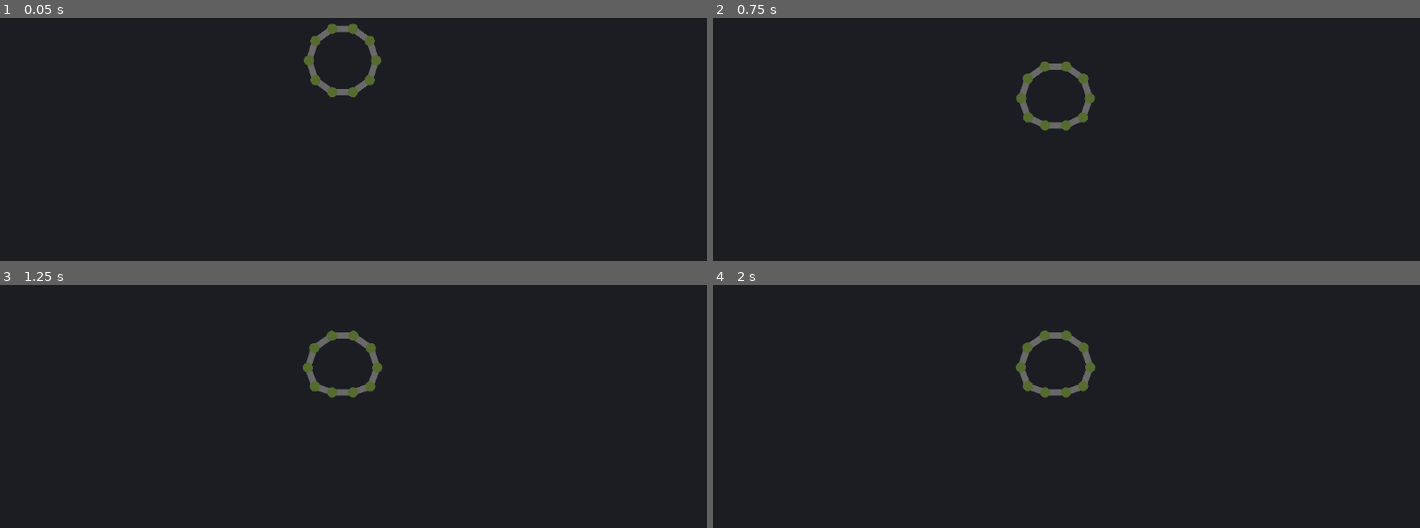
Above: before the commit, frames 1-4 (two rows, left to right).
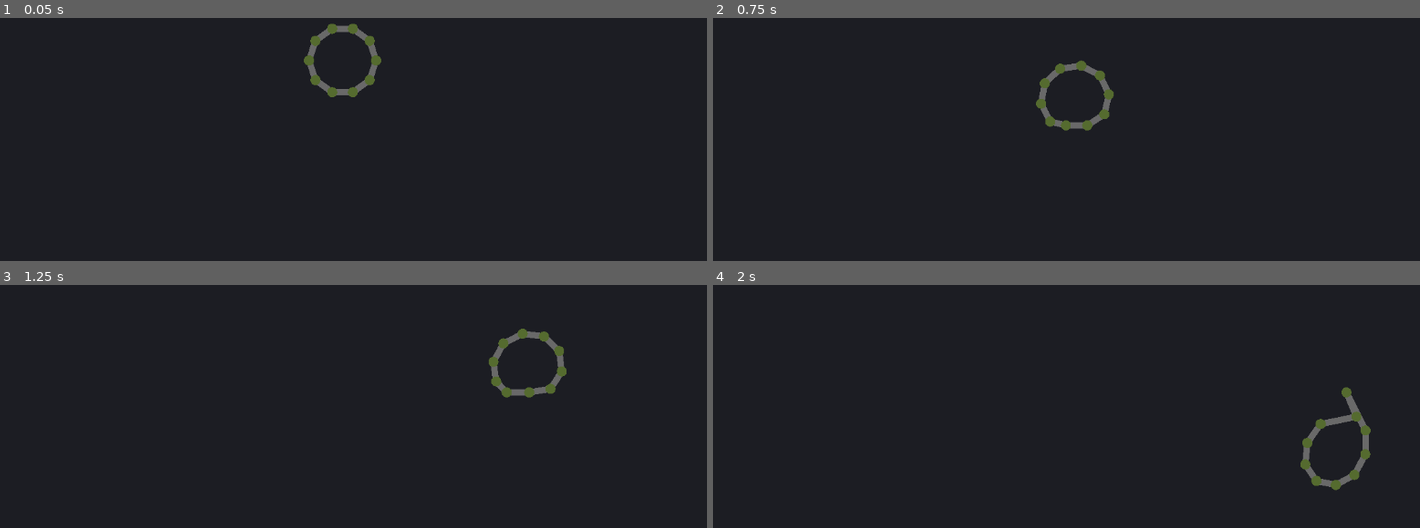
Above: after the commit, the same moments.

Repository: Argonbart/GoPrototyping
Game: Godot game, scene res://softbody/soft_body_level.tscn
Two runs of this game, one before a commit and one after it. Both use one fixed random seed, a clock stepped at 60 frames per second and the inputs below. This scene is started directly instead of the project's main scene.
Inputs (mouse positions are in pixels of both pictures, inside the frame that each line leads up to):
- Up to frame 1 (0.05 s): no input
- Up to frame 2 (0.75 s): tap Enter (ui_accept) at 0.5 s; move the mouse to (1214, 37) at 0.52 s; hold D (right, bound only after the commit) from 0.53 s (still down); hold 1 (1) from 0.53 s (still down)
- Up to frame 3 (1.25 s): keep holding D (right, bound only after the commit); keep holding 1 (1); tap Enter (ui_accept) at 0.77 s; tap 2 (2) at 0.8 s
- Up to frame 4 (2 s): move the mouse to (910, 343) at 1.27 s; release D (right, bound only after the commit) at 1.28 s; release 1 (1) at 1.28 s; hold S (down, bound only after the commit) from 1.28 s (still down); tap 2 (2) at 1.35 s; tap Enter (ui_accept) at 1.52 s; tap 3 (3) at 1.55 s

Frame 1 is identical in both runs. In frame 2, 1.5% of the frame differs, in the area x 42-57%, y 17-47%; in frame 3, 1.8%; in frame 4, 1.9%, in the area x 42-94%, y 18-85%.

Commit message:
implement move and slide

Diff:
--- a/soft_bodies/project.godot
+++ b/soft_bodies/project.godot
@@ -67,6 +67,26 @@
 "events": [Object(InputEventKey,"resource_local_to_scene":false,"resource_name":"","device":-1,"window_id":0,"alt_press …(192 unchanged characters)…
 ]
 }
+left={
+"deadzone": 0.2,
+"events": [Object(InputEventKey,"resource_local_to_scene":false,"resource_name":"","device":-1,"window_id":0,"alt_pressed":false,"shift_pressed":false,"ctrl_pressed":false,"meta_pressed":false,"pressed":false,"keycode":0,"physical_keycode":65,"key_label":0,"unicode":97,"location":0,"echo":false,"script":null)
+]
+}
+right={
+"deadzone": 0.2,
+"events": [Object(InputEventKey,"resource_local_to_scene":false,"resource_name":"","device":-1,"window_id":0,"alt_pressed":false,"shift_pressed":false,"ctrl_pressed":false,"meta_pressed":false,"pressed":false,"keycode":0,"physical_keycode":68,"key_label":0,"unicode":100,"location":0,"echo":false,"script":null)
+]
+}
+up={
+"deadzone": 0.2,
+"events": [Object(InputEventKey,"resource_local_to_scene":false,"resource_name":"","device":-1,"window_id":0,"alt_pressed":false,"shift_pressed":false,"ctrl_pressed":false,"meta_pressed":false,"pressed":false,"keycode":0,"physical_keycode":87,"key_label":0,"unicode":119,"location":0,"echo":false,"script":null)
+]
+}
+down={
+"deadzone": 0.2,
+"events": [Object(InputEventKey,"resource_local_to_scene":false,"resource_name":"","device":-1,"window_id":0,"alt_pressed":false,"shift_pressed":false,"ctrl_pressed":false,"meta_pressed":false,"pressed":false,"keycode":0,"physical_keycode":83,"key_label":0,"unicode":115,"location":0,"echo":false,"script":null)
+]
+}
 
 [rendering]
 
--- a/soft_bodies/softbody/soft_body.gd
+++ b/soft_bodies/softbody/soft_body.gd
@@ -7,11 +7,14 @@
 @export var CONSTRAINT_SOLVER_STEPS: int = 10
 @export var desired_area_multiplier: float = 1.0
 
+@export_range(0.0, 1.0) var slide_scale = 0.8
+
 var desired_area = 10000
 
 var points: Array[SBPoint]
 var constraints: Array[SBConstraint]
 
+var input_vector: Vector2
 
 func _ready() -> void:
 	setup(number_of_points, desired_area * desired_area_multiplier, 0.5, CONSTRAINT_STIFFNESS)
@@ -43,6 +46,11 @@
 func clear():
 	constraints.clear()
 	points.clear()
+
+
+func _process(delta: float) -> void:
+	input_vector = Input.get_vector("left", "right", "up", "down")
+	print(input_vector)
 
 
 func _physics_process(_delta: float) -> void:
@@ -79,6 +87,8 @@
 		# gravity
 		p.position += Vector2.DOWN
 
+		# input
+		p.position += input_vector
 	# --- handle constraints and area constraint ---
 	for i in range(CONSTRAINT_SOLVER_STEPS):
 		accumulate_constraint_offsets()
@@ -91,13 +101,17 @@
 	for p in points:
 		p.limit_to_bounds(get_viewport_rect().size * 0.5)
 
-	# limit to geometry
+		# limit to geometry and slide
 	for p in points:
 		var move_dir = (p.position - p.previous_position).normalized()
 		var query = PhysicsRayQueryParameters2D.create(p.previous_position - move_dir, p.position)
 		var result := space_state.intersect_ray(query)
 		if result:
-			p.position = result.position
+			var n = result.normal
+			var remaining = p.position - result.position
+			var remaining_proj_n = remaining * n * n
+			var slide_pos = p.position - remaining_proj_n
+			p.position = lerp(result.position, slide_pos, slide_scale)
 
 
 func accumulate_constraint_offsets():
--- a/soft_bodies/softbody/soft_body_level.tscn
+++ b/soft_bodies/softbody/soft_body_level.tscn
@@ -10,6 +10,7 @@
 
 [node name="SoftBody" type="Node2D" parent="."]
 script = ExtResource("1_23gtn")
+slide_scale = 0.001
 metadata/_custom_type_script = "uid://b0tacqei7k716"
 
 [node name="SoftBodytRenderer" type="Node2D" parent="SoftBody"]
